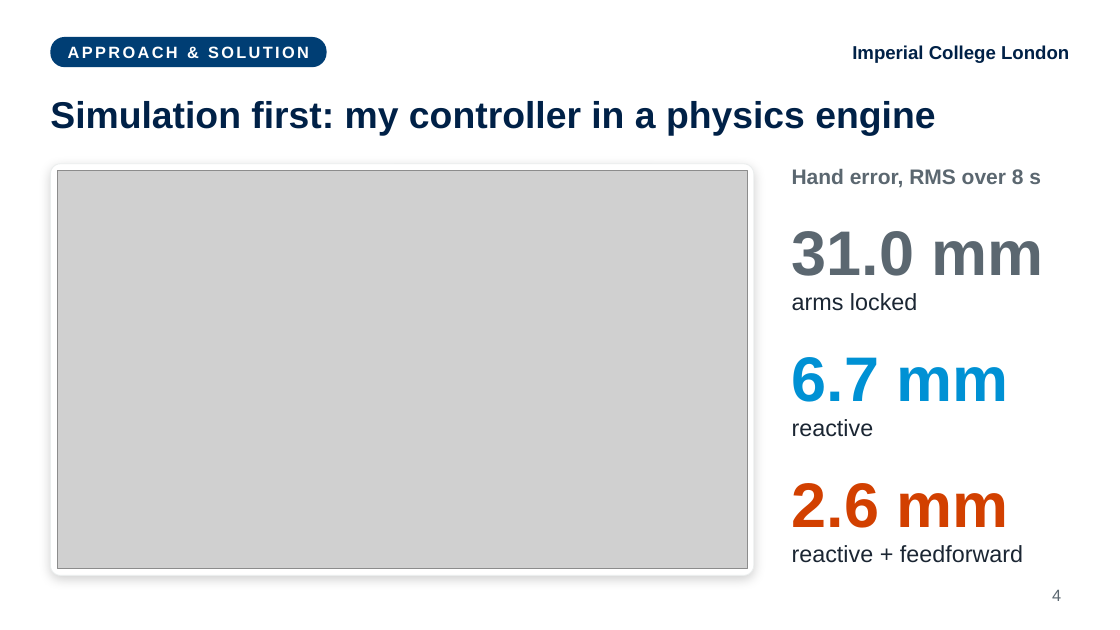
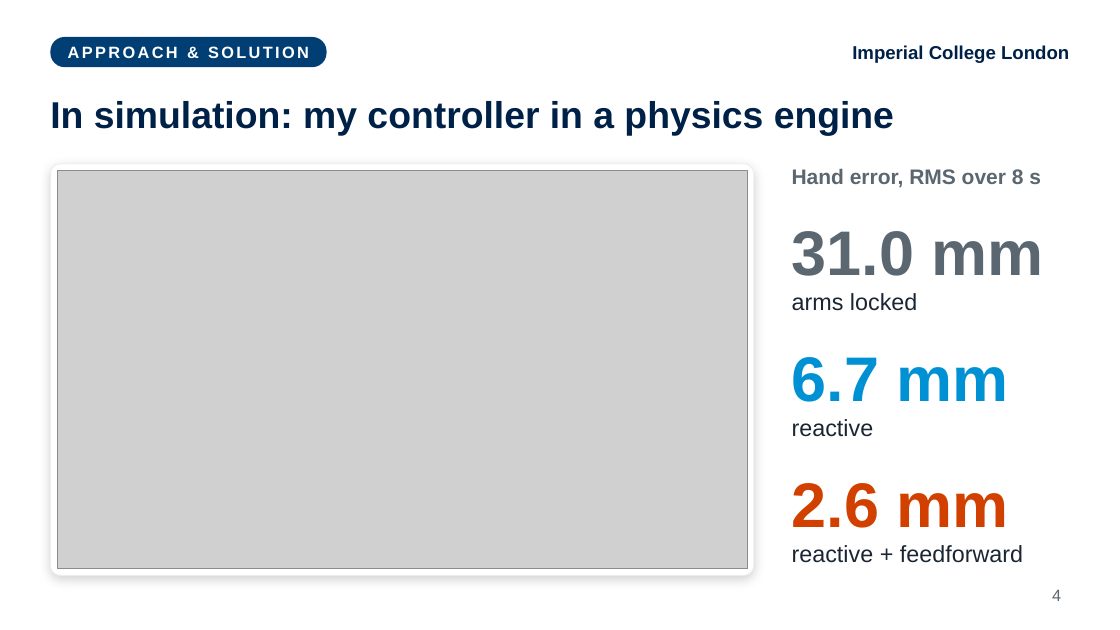
Before and after one commit to fechachris4/HumanSL_MAIN, a slide deck: slide 4 of presentation/World_Stable_Supernumerary_Effectors_Akabueze.pptx. Drawn at 1120x630 pixels with LibreOffice and Linux fonts; fonts in the diff are those of the drawing; grey boxes stand for pictures. Boxes give left, top, right and bottom in pixels: in the first picture for what was removed or moved away, otherwise in the second. Text is boxed around its words. In the diff, an @@ line names an element or a change of style, - is before the commit and + after.

```diff
--- a/presentation/World_Stable_Supernumerary_Effectors_Akabueze.pptx
+++ b/presentation/World_Stable_Supernumerary_Effectors_Akabueze.pptx
@@ title at bbox=[50, 101, 894, 136]: text changed @@
-Simulation first: my controller in a physics engine
+In simulation: my controller in a physics engine
```
Also in this commit, not shown: 5 other slides changed, 6 other files.
